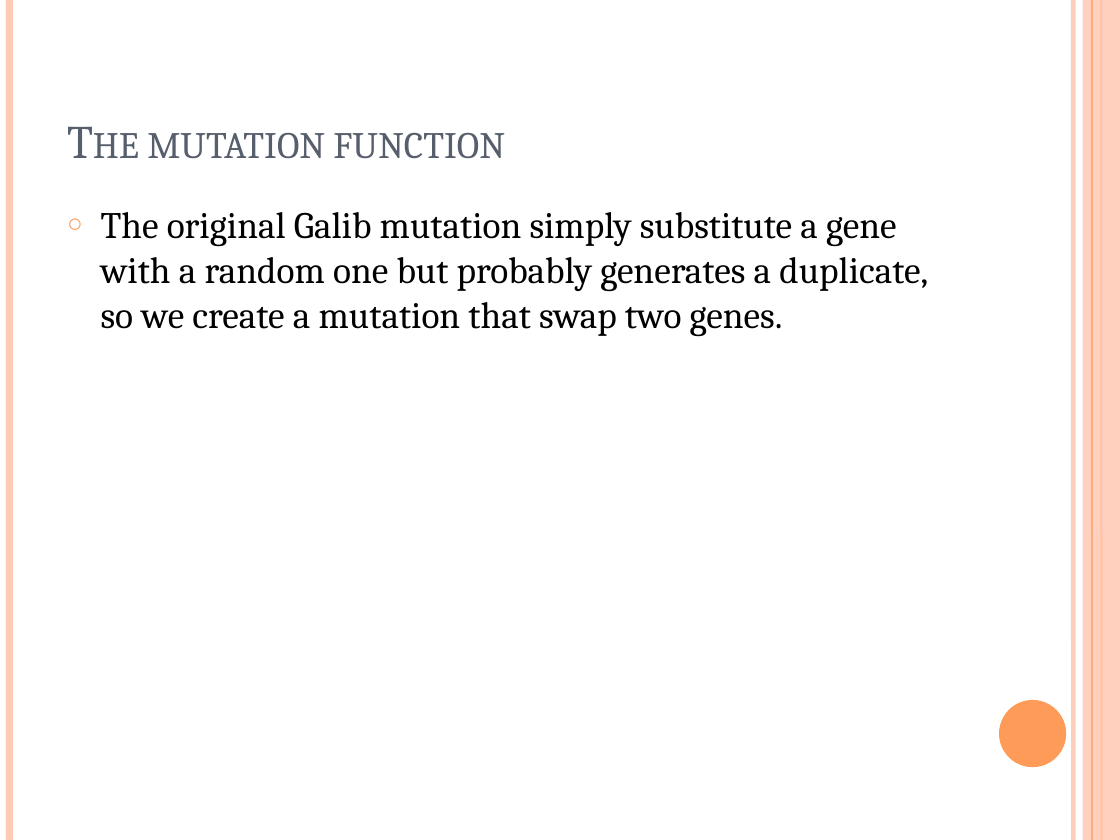
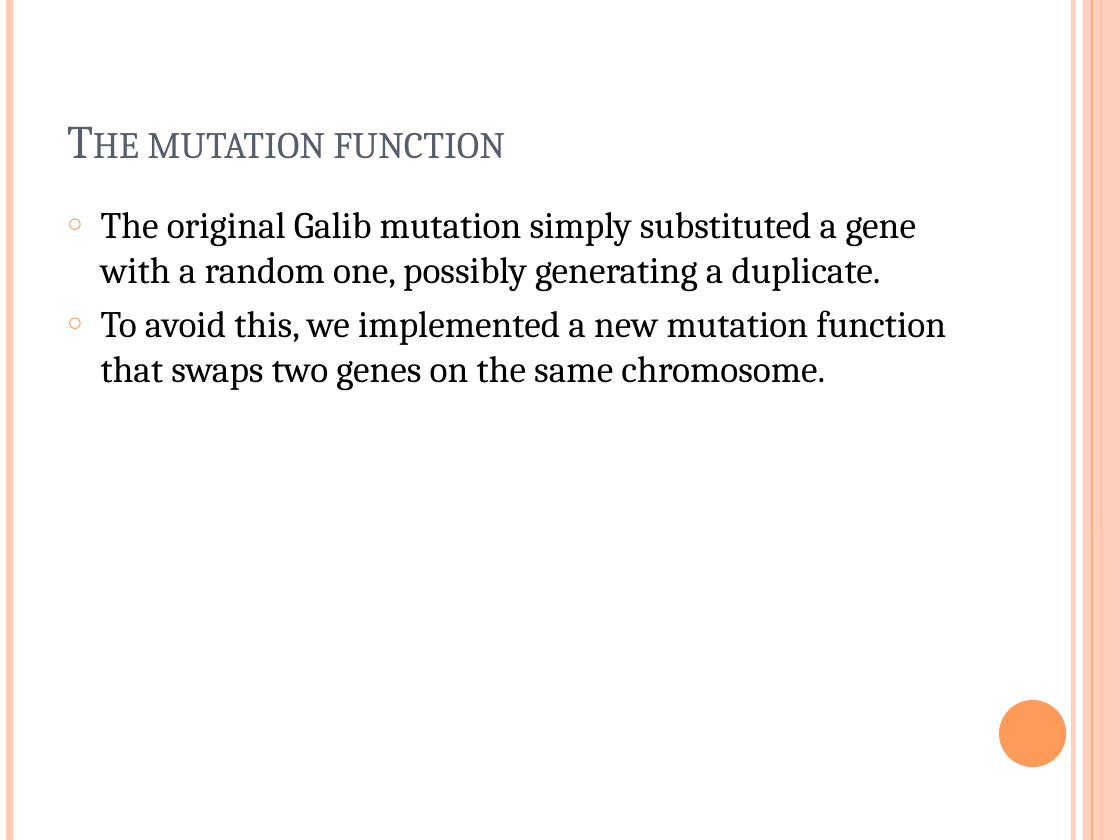
Before and after one commit to matteougolotti/OMA-Assignment, a slide deck: slide 12 of Documenti/submission-example-group-12/group-12/presentation.pptx. Drawn at 1120x840 pixels with LibreOffice and Linux fonts; fonts in the diff are those of the drawing. Boxes give left, top, right and bottom in pixels: in the first picture for what was removed or moved away, otherwise in the second. Text is boxed around its words. In the diff, an @@ line names an element or a change of style, - is before the commit and + after.

```diff
--- a/Documenti/submission-example-group-12/group-12/presentation.pptx
+++ b/Documenti/submission-example-group-12/group-12/presentation.pptx
@@ text at (101,212,946,391): text changed @@
-○ The original Galib mutation simply substitute a gene with a random one but probably generates a duplicate, so we create a mutation that swap two genes.
+○ The original Galib mutation simply substituted a gene with a random one, possibly generating a duplicate.
+○ To avoid this, we implemented a new mutation function that swaps two genes on the same chromosome.
```
Also in this commit, not shown: 4 other slides changed.
